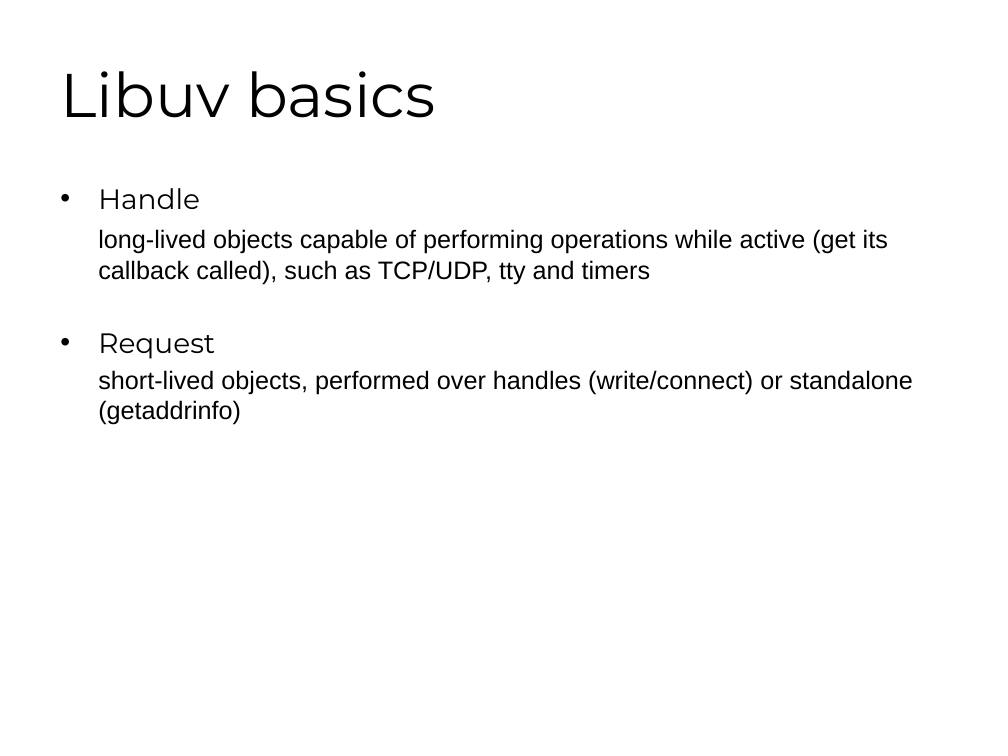
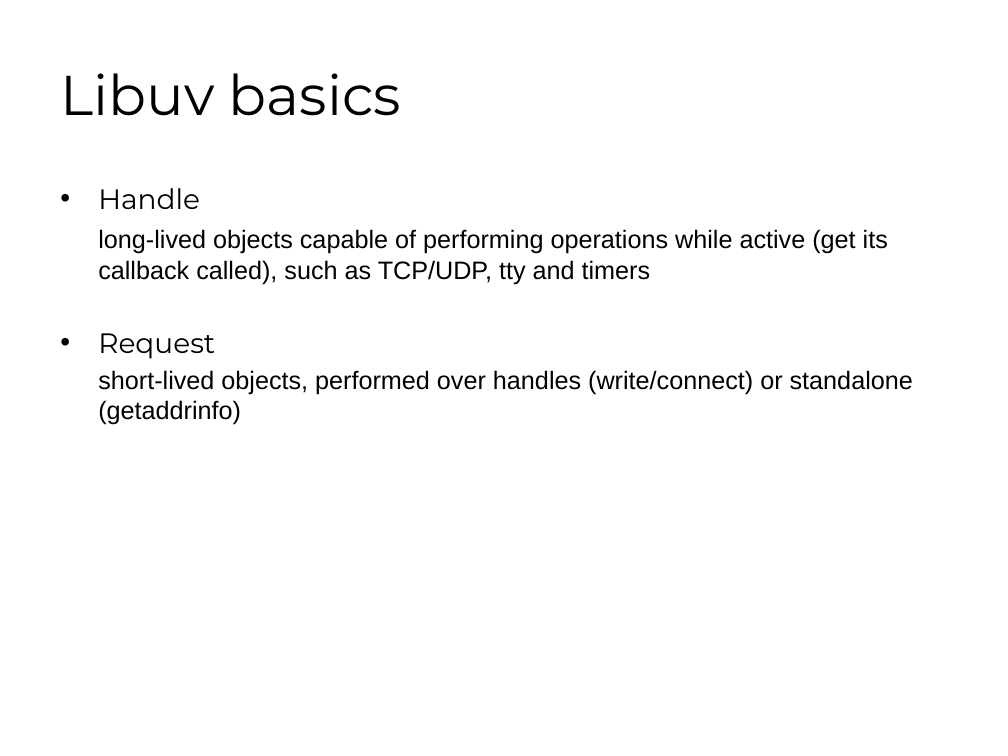
Before and after one commit to young-mu/libuv, a slide deck: slide 5 of libuv.pptx. Drawn at 1008x756 pixels with LibreOffice and Linux fonts; fonts in the diff are those of the drawing. Boxes give left, top, right and bottom in pixels: in the first picture for what was removed or moved away, otherwise in the second. Text is boxed around its words. In the diff, an @@ line names an element or a change of style, - is before the commit and + after.

```diff
--- a/libuv.pptx
+++ b/libuv.pptx
@@ title "Libuv basics" at (60,73,401,116): size 44 to 40 pt @@
```
Also in this commit, not shown: 14 other slides changed, 1 slide added, 3 other files.
